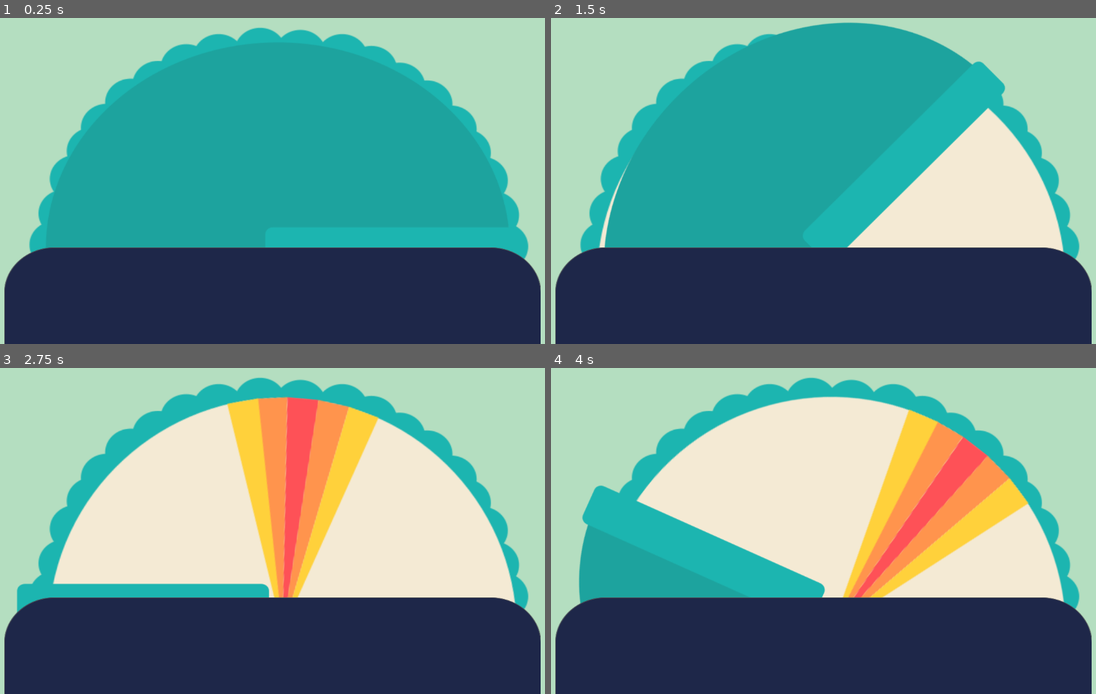
Above: before the commit, frames 1-4 (two rows, left to right).
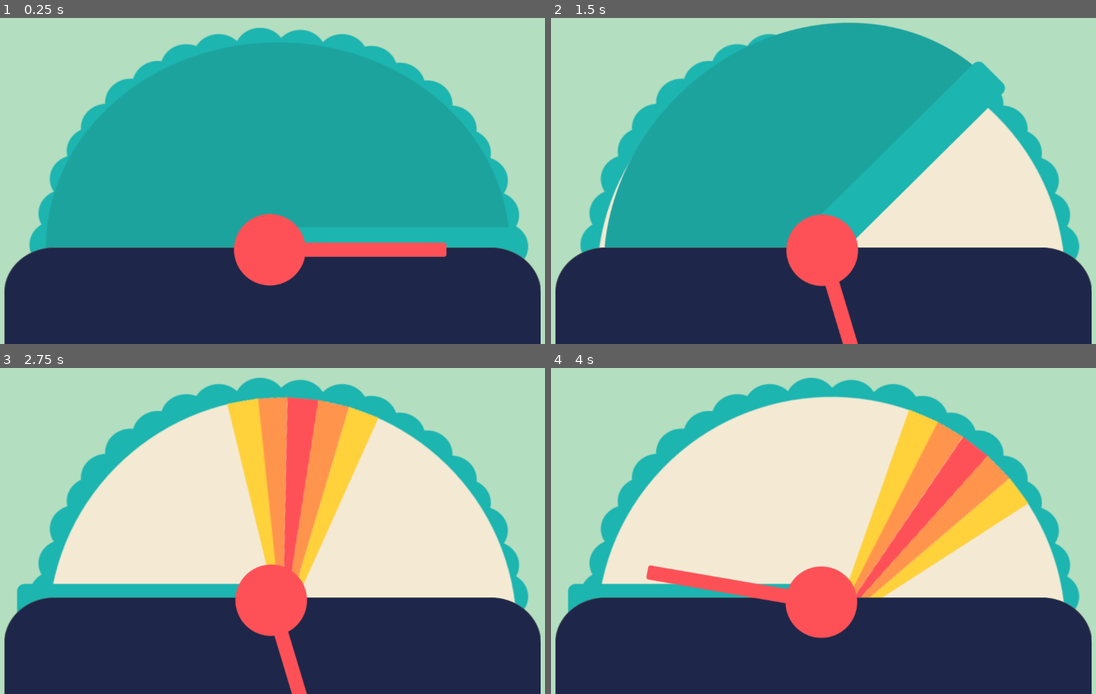
Above: after the commit, the same moments.

Repository: anajshah/wavelength_online
Game: Godot game, scene res://scenes/spinner.tscn
Same seed, same stepped clock (60 frames per second), same inputs: the game is played once before the commit and once after it. This scene is started directly instead of the project's main scene.
Inputs (mouse positions are in pixels of both pictures, inside the frame that each line leads up to):
- Up to frame 1 (0.25 s): no input
- Up to frame 2 (1.5 s): tap Enter at 0.5 s; move the mouse to (828, 282) at 0.52 s; hold Right 0.53-1.28 s; tap Alt at 0.6 s; click (828, 282) at 0.67 s; tap Space at 1.25 s; move the mouse to (943, 249) at 1.27 s; hold Down from 1.28 s (still down); tap Shift at 1.35 s; click (943, 249) at 1.42 s
- Up to frame 3 (2.75 s): move the mouse to (332, 459) at 2.02 s; release Down at 2.03 s; hold Right from 2.03 s (still down); tap Alt at 2.1 s; click (332, 459) at 2.17 s
- Up to frame 4 (4 s): move the mouse to (796, 596) at 2.77 s; release Right at 2.78 s; hold Up 2.78-3.53 s; tap Shift at 2.85 s; click (796, 596) at 2.92 s; move the mouse to (997, 579) at 3.52 s; hold Left from 3.53 s (still down); tap Alt at 3.6 s; click (997, 579) at 3.67 s

The runs differ from the first frame. In frame 1, 3.5% of the frame differs, in the area x 42-82%, y 59-83%; in frame 2, 2.8%; in frame 3, 2.7%; in frame 4, 9.3%, in the area x 3-57%, y 36-83%.

Commit message:
update added red spinner but i dont get how to make it not click all three and only the top one

Diff:
--- /dev/null
+++ b/red_spinner.gd
@@ -0,0 +1,19 @@
+extends Node2D
+
+var is_hovering: bool = false
+
+func _ready() -> void:
+	$Area2D.mouse_entered.connect(_on_mouse_entered)
+	$Area2D.mouse_exited.connect(_on_mouse_exited)
+
+func _process(_delta: float) -> void:
+	if is_hovering and Input.is_mouse_button_pressed(MOUSE_BUTTON_LEFT):
+		var mouse_pos = get_global_mouse_position()
+
+		global_rotation = global_position.angle_to_point(mouse_pos)
+
+func _on_mouse_entered() -> void:
+	is_hovering = true
+
+func _on_mouse_exited() -> void:
+	is_hovering = false
--- /dev/null
+++ b/scenes/red_spinner.tscn
@@ -0,0 +1,25 @@
+[gd_scene load_steps=4 format=3 uid="uid://c3w0qjyjhkoph"]
+
+[ext_resource type="Script" uid="uid://fhg2rqlrel8s" path="res://red_spinner.gd" id="1_485nd"]
+[ext_resource type="Texture2D" uid="uid://crsikto3hec78" path="res://assets/Untitled presentation (8).png" id="2_umoyo"]
+
+[sub_resource type="CapsuleShape2D" id="CapsuleShape2D_ic6e0"]
+radius = 64.15563
+height = 429.9978
+
+[node name="red_spinner" type="Node2D"]
+script = ExtResource("1_485nd")
+
+[node name="Area2D" type="Area2D" parent="."]
+
+[node name="UntitledPresentation(8)" type="Sprite2D" parent="Area2D"]
+position = Vector2(0, -2)
+texture = ExtResource("2_umoyo")
+offset = Vector2(139, -1)
+region_enabled = true
+region_rect = Rect2(400.32745, 237.3713, 438.7237, 159.11777)
+
+[node name="CollisionShape2D" type="CollisionShape2D" parent="Area2D"]
+position = Vector2(143.00002, -1)
+rotation = 1.5708874
+shape = SubResource("CapsuleShape2D_ic6e0")
--- a/scenes/spinner.tscn
+++ b/scenes/spinner.tscn
@@ -1,10 +1,11 @@
-[gd_scene load_steps=6 format=3 uid="uid://dqf3x25nwdxds"]
+[gd_scene load_steps=7 format=3 uid="uid://dqf3x25nwdxds"]
 
 [ext_resource type="Texture2D" uid="uid://dhgooie4hgtgm" path="res://assets/Screenshot 2026-06-18 at 2.12.12 AM.png" id="2_78gc6"]
 [ext_resource type="Texture2D" uid="uid://6dgumo5mmkfx" path="res://assets/Untitled presentation (4).png" id="2_beaw0"]
 [ext_resource type="PackedScene" uid="uid://c2wjkpaqkaj82" path="res://scenes/wheel.tscn" id="2_kry60"]
 [ext_resource type="Texture2D" uid="uid://caigp3n4myrqu" path="res://Untitled presentation (3).png" id="3_kry60"]
 [ext_resource type="PackedScene" uid="uid://cuuab2vtxu4ra" path="res://scenes/cover.tscn" id="5_6wjsw"]
+[ext_resource type="PackedScene" uid="uid://c3w0qjyjhkoph" path="res://scenes/red_spinner.tscn" id="6_gjgub"]
 
 [node name="spinner" type="Node2D"]
 
@@ -36,3 +37,7 @@
 z_index = 1
 position = Vector2(564, 464)
 scale = Vector2(1.23, 1.13)
+
+[node name="red_spinner" parent="." instance=ExtResource("6_gjgub")]
+z_index = 2
+position = Vector2(570, 463)
--- a/scripts/wheel.gd
+++ b/scripts/wheel.gd
@@ -24,3 +24,5 @@
 			return
 		if speed == 0:
 			speed = randf_range(3.0, 8.0)
+
+		get_viewport().set_input_as_handled()
Binary file added: assets/Untitled presentation (8).png
Not shown, added: assets/Untitled presentation (8).png.import
Not shown, added: red_spinner.gd.uid
